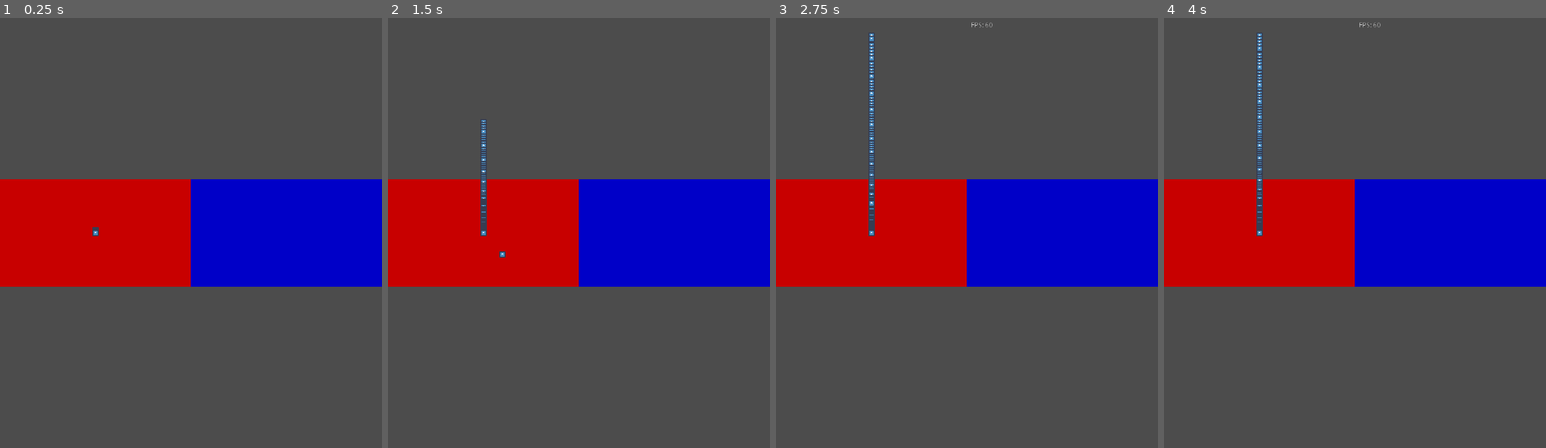
Above: before the commit, frames 1-4 (left to right).
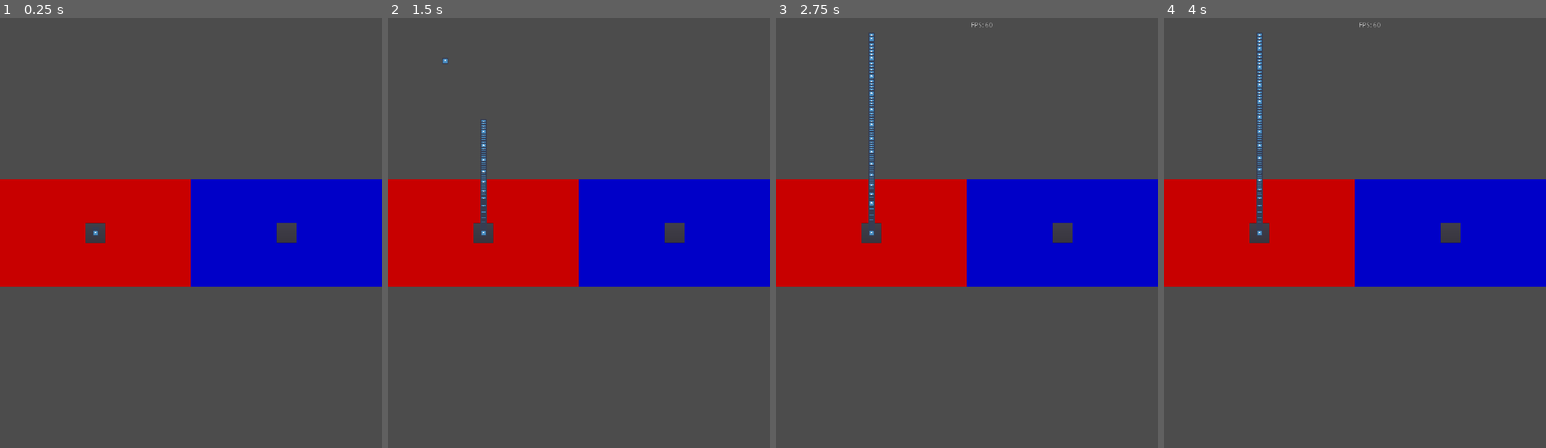
Above: after the commit, the same moments.

Repository: Keetz/ViewportSplit
Game: Godot game, scene res://Main.tscn
Two runs of this game, one before a commit and one after it. Both use one fixed random seed, a clock stepped at 60 frames per second and the inputs below. The engine's default icon, where the game draws it, is replaced by a stand-in: a white triangle on a blue panel in a dark square.
Inputs (mouse positions are in pixels of both pictures, inside the frame that each line leads up to):
- Up to frame 1 (0.25 s): no input
- Up to frame 2 (1.5 s): tap Enter at 0.5 s; move the mouse to (663, 211) at 0.52 s; tap F at 0.6, 1.35 s; click (663, 211) at 0.67 s; tap Space at 1.25 s; move the mouse to (502, 254) at 1.27 s; click (502, 254) at 1.42 s
- Up to frame 3 (2.75 s): tap Enter at 2 s; move the mouse to (1005, 138) at 2.02 s; tap F at 2.1 s; click (1005, 138) at 2.17 s
- Up to frame 4 (4 s): tap Space at 2.75 s; move the mouse to (1335, 319) at 2.77 s; tap F at 2.85, 3.6 s; click (1335, 319) at 2.92 s; tap Enter at 3.5 s; move the mouse to (1469, 297) at 3.52 s; click (1469, 297) at 3.67 s

The runs differ from the first frame. In frame 1, 0.5% of the frame differs, in the area x 22-78%, y 47-53%; in frame 2, 0.5%, in the area x 14-78%, y 9-56%; in frame 3, 0.5%; in frame 4, 0.5%.

Commit message:
Removed some code not working 100% and added some test buttons

Diff:
--- a/Game.gd
+++ b/Game.gd
@@ -39,33 +39,33 @@
 var pressed = false
 
 func _input(event):
-	if get_tree().get_root().has_node("Node"):
-		if event is InputEventMouseMotion or event is InputEventMouseButton:
-			var viewport_actual_size = get_tree().get_root().get_size_override() / 4
-
-			var input_offset
-
-			# Bottom Screen
-			if event.position.x <= get_viewport().size.x:
-				var fraction_x = event.position.x / get_viewport().size.x
-				var viewport_difference = viewport_actual_size.x - get_viewport().size.x
-
-				var offset_x = -event.position.x + fraction_x * (get_tree().get_root().size.x + viewport_difference * 2) * 2
-				var offset_y = event.position.y * (viewport_actual_size.y / get_tree().get_root().size.y - 1) + viewport_actual_size.y * 2
-
-				input_offset = Transform2D(0, Vector2(offset_x, offset_y))
-
-			# Top Screen
-			else:
-				var fraction_x = event.position.x / get_viewport().size.x
-				var viewport_difference = viewport_actual_size.x - get_viewport().size.x
-
-				var offset_x = -event.position.x + fraction_x * (get_tree().get_root().size.x + viewport_difference * 2) * 2 - get_tree().get_root().get_size_override().x
-				var offset_y = event.position.y * (viewport_actual_size.y / get_tree().get_root().size.y - 1)
-
-				input_offset = Transform2D(0, Vector2(offset_x, offset_y))
-
-			event = event.xformed_by(input_offset)
+#	if get_tree().get_root().has_node("Node"):
+#		if event is InputEventMouseMotion or event is InputEventMouseButton:
+#			var viewport_actual_size = get_tree().get_root().get_size_override() / 4
+#
+#			var input_offset
+#
+#			# Bottom Screen
+#			if event.position.x <= get_viewport().size.x:
+#				var fraction_x = event.position.x / get_viewport().size.x
+#				var viewport_difference = viewport_actual_size.x - get_viewport().size.x
+#
+#				var offset_x = -event.position.x + fraction_x * (get_tree().get_root().size.x + viewport_difference * 2) * 2
+#				var offset_y = event.position.y * (viewport_actual_size.y / get_tree().get_root().size.y - 1) + viewport_actual_size.y * 2
+#
+#				input_offset = Transform2D(0, Vector2(offset_x, offset_y))
+#
+#			# Top Screen
+#			else:
+#				var fraction_x = event.position.x / get_viewport().size.x
+#				var viewport_difference = viewport_actual_size.x - get_viewport().size.x
+#
+#				var offset_x = -event.position.x + fraction_x * (get_tree().get_root().size.x + viewport_difference * 2) * 2 - get_tree().get_root().get_size_override().x
+#				var offset_y = event.position.y * (viewport_actual_size.y / get_tree().get_root().size.y - 1)
+#
+#				input_offset = Transform2D(0, Vector2(offset_x, offset_y))
+#
+#			event = event.xformed_by(input_offset)
 
 	if event is InputEventMouseButton and event.button_index == BUTTON_LEFT:
 		pressed = event.pressed
--- a/Game.tscn
+++ b/Game.tscn
@@ -23,6 +23,15 @@
 margin_bottom = 540.0
 custom_styles/panel = SubResource( 1 )
 
+[node name="Button" type="Button" parent="TopScreen"]
+margin_left = -100.0
+margin_top = -100.0
+margin_right = 100.0
+margin_bottom = 100.0
+__meta__ = {
+"_edit_use_anchors_": true
+}
+
 [node name="BottomScreen" type="Node2D" parent="."]
 position = Vector2( 960, 1620 )
 
@@ -32,6 +41,15 @@
 margin_right = 960.0
 margin_bottom = 540.0
 custom_styles/panel = SubResource( 2 )
+__meta__ = {
+"_edit_use_anchors_": true
+}
+
+[node name="Button" type="Button" parent="BottomScreen"]
+margin_left = -100.0
+margin_top = -100.0
+margin_right = 100.0
+margin_bottom = 100.0
 __meta__ = {
 "_edit_use_anchors_": true
 }
--- a/Main.gd
+++ b/Main.gd
@@ -28,27 +28,27 @@
 	texture_top.rect_position.x = new_size.x / 2
 
 func _input(event):
-	if event is InputEventMouseMotion or event is InputEventMouseButton:
-		var input_offset = Transform2D(0, Vector2(-event.position.x, -event.position.y)) # Always (0, 0)
-
-		# Top Screen
-		if event.position.x >= viewport.size.x / 2 and event.position.y < viewport.size.y:
-			var offset_x = event.position.x - viewport.size.x
-			var offset_y = -event.position.y / 2
-
-			input_offset = Transform2D(0, Vector2(offset_x, offset_y))
-
-		# Bottom Screen
-		elif event.position.x < viewport.size.x / 2 and event.position.y < viewport.size.y:
-			var offset_x = event.position.x
-			var offset_y = viewport.size.y / 2 * (1 - event.position.y / viewport.size.y)
-
-			input_offset = Transform2D(0, Vector2(offset_x, offset_y))
-
-		viewport.input(event.xformed_by(input_offset))
-
-	else:
-		viewport.input(event)
+#	if event is InputEventMouseMotion or event is InputEventMouseButton:
+#		var input_offset = Transform2D(0, Vector2(-event.position.x, -event.position.y)) # Always (0, 0)
+#
+#		# Top Screen
+#		if event.position.x >= viewport.size.x / 2 and event.position.y < viewport.size.y:
+#			var offset_x = event.position.x - viewport.size.x
+#			var offset_y = -event.position.y / 2
+#
+#			input_offset = Transform2D(0, Vector2(offset_x, offset_y))
+#
+#		# Bottom Screen
+#		elif event.position.x < viewport.size.x / 2 and event.position.y < viewport.size.y:
+#			var offset_x = event.position.x
+#			var offset_y = viewport.size.y / 2 * (1 - event.position.y / viewport.size.y)
+#
+#			input_offset = Transform2D(0, Vector2(offset_x, offset_y))
+#
+#		viewport.input(event.xformed_by(input_offset))
+#
+#	else:
+	viewport.input(event)
 
 func _unhandled_input(event):
 	viewport.unhandled_input(event)
--- a/Node.gd
+++ b/Node.gd
@@ -19,7 +19,7 @@
 
 	get_viewport().connect("size_changed", self, "handle_size_changed")
 	handle_size_changed()
-#
+
 func handle_size_changed():
 	# Tell root Viewport not to render
 	get_viewport().set_attach_to_screen_rect(Rect2())
